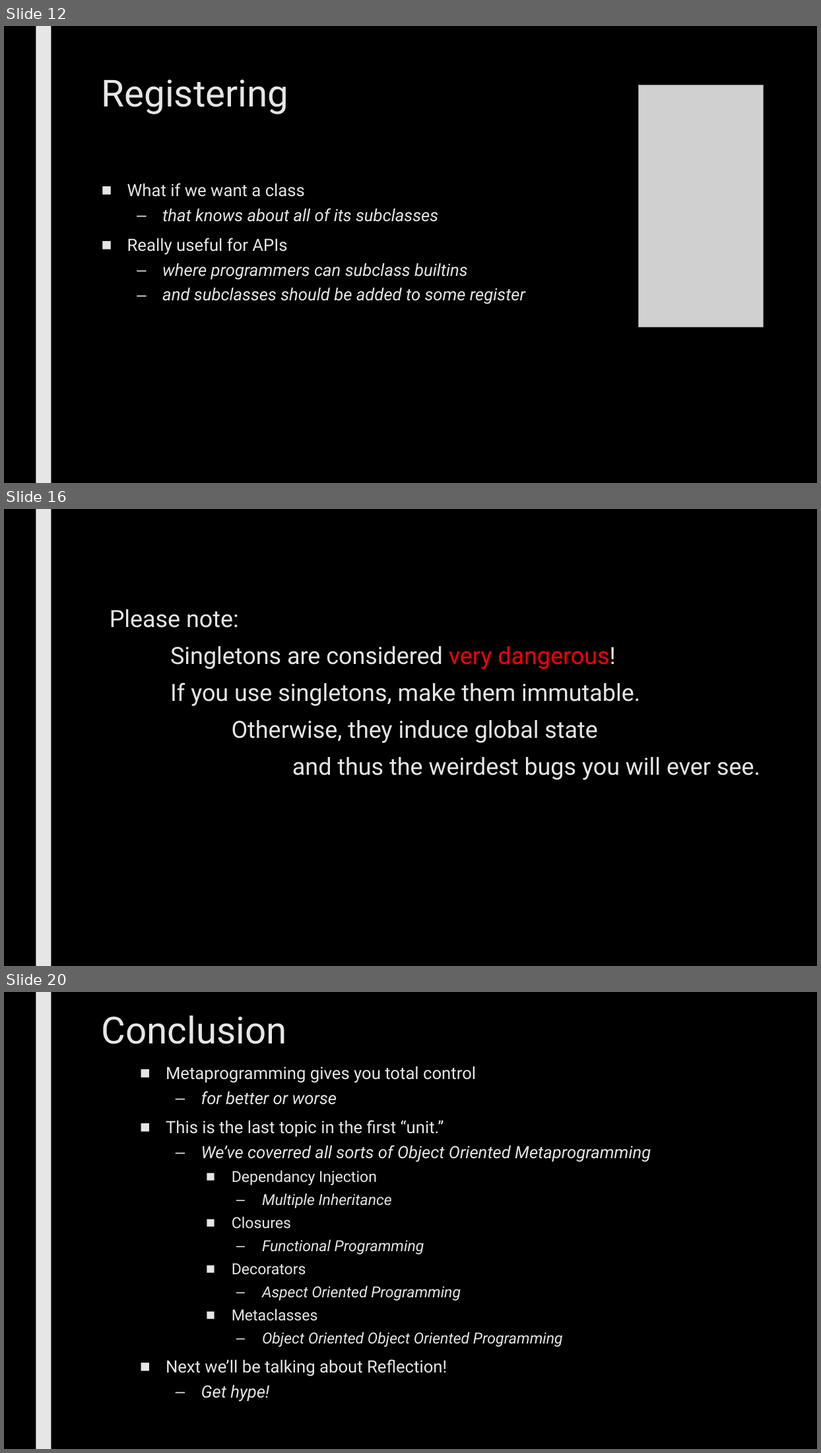
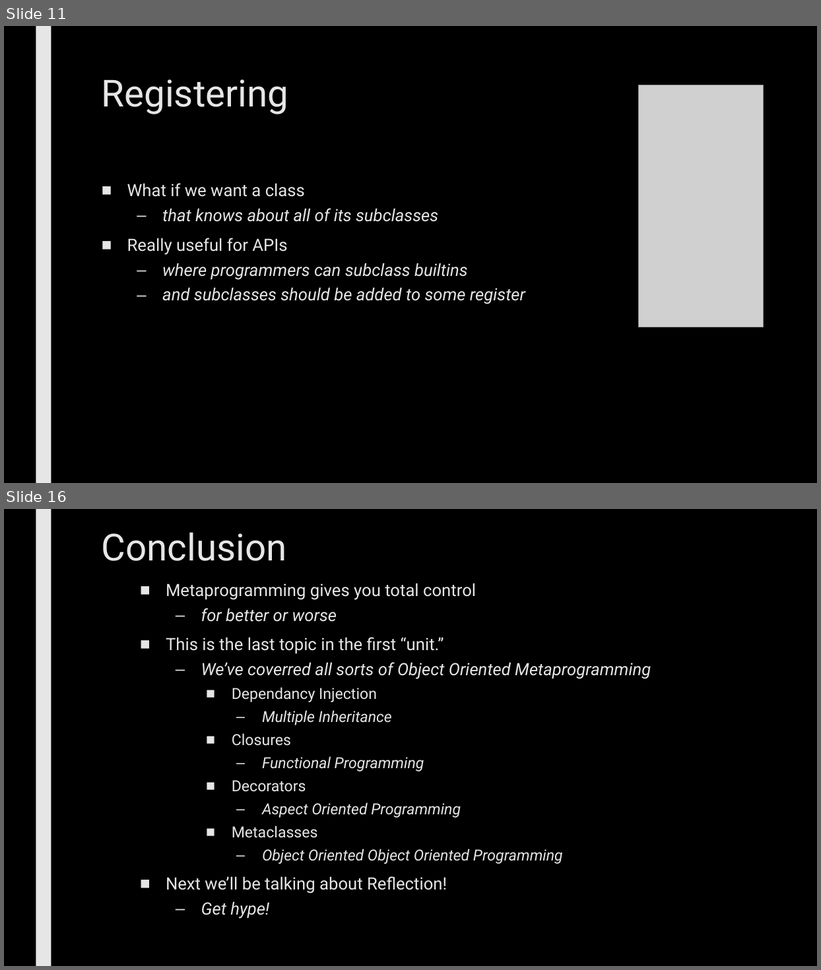
Before and after one commit to max7patek/metaprogramming, a slide deck: slides/05-Metaclasses.pptx. Shown one above the other, each under a label of ours: slides 12, 16 and 20 before the commit, slides 11 and 16 after it; the slides between them are not shown. The pictures are 821x1453 and 821x970 pixels, drawn with LibreOffice and Linux fonts; fonts in the diff are those of the drawing; grey boxes stand for pictures. Boxes give left, top, right and bottom in pixels: in the first picture for what was removed or moved away, otherwise in the second. Text is boxed around its words. In the diff, an @@ line names an element or a change of style, - is before the commit and + after.

```diff
--- a/slides/05-Metaclasses.pptx
+++ b/slides/05-Metaclasses.pptx
@@ slide 16 removed at bbox=[4, 509, 817, 966], background #000000; not listed: 1 template element that a slide beside it also shows @@
@@ text removed at bbox=[110, 609, 760, 780] @@
-Please note:
-Singletons are considered very dangerous!
-If you use singletons, make them immutable.
-Otherwise, they induce global state
-and thus the weirdest bugs you will ever see.
@@ what was slide 12 is now slide 11 @@
@@ what was slide 20 is now slide 16 @@
```
Also in this commit, not shown: 10 slides changed, 3 slides added, 9 other slides removed.
